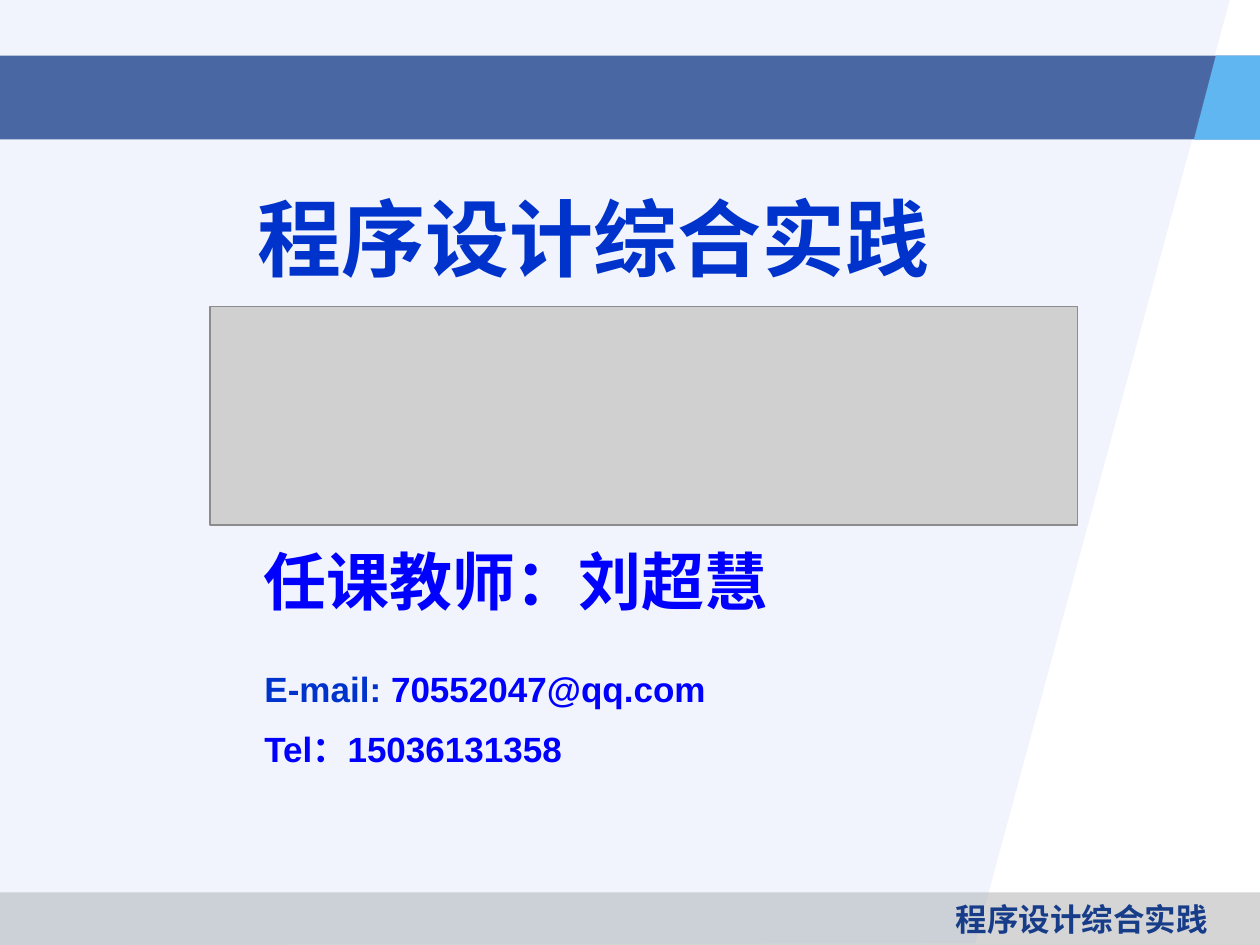
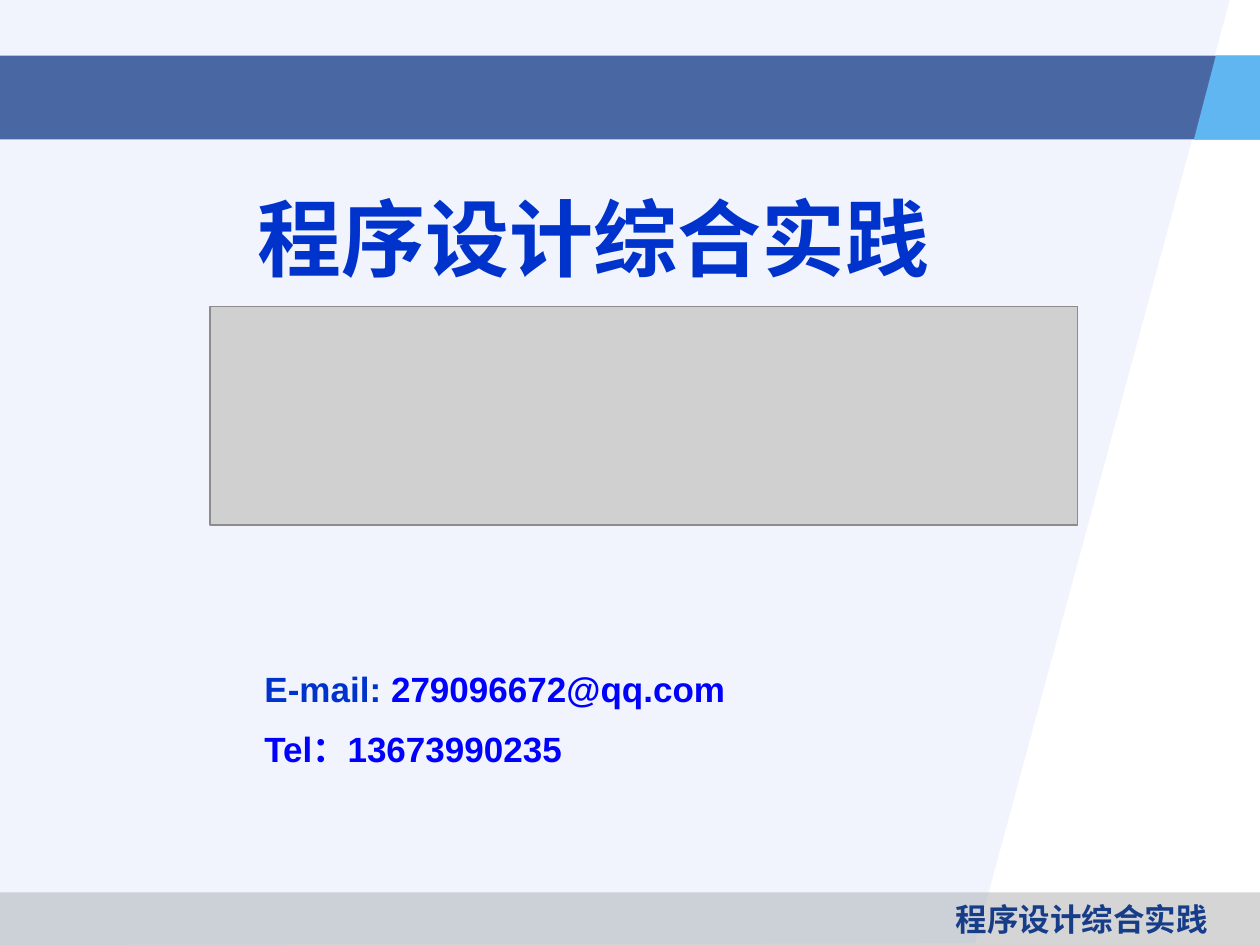
Before and after one commit to heyuantao/ProgrammingPracticeCourse, a slide deck: slide 1 of 课件/第三讲： 数论.pptx. Drawn at 1260x945 pixels with LibreOffice and Linux fonts; fonts in the diff are those of the drawing; grey boxes stand for pictures; background and template pictures are left out. Boxes give left, top, right and bottom in pixels: in the first picture for what was removed or moved away, otherwise in the second. Text is boxed around its words. In the diff, an @@ line names an element or a change of style, - is before the commit and + after.

```diff
--- a/课件/第三讲： 数论.pptx
+++ b/课件/第三讲： 数论.pptx
@@ text removed at (263, 551, 767, 611) @@
-任课教师：刘超慧
@@ text at (264, 676, 725, 763): text changed @@
-E-mail: 70552047@qq.com
-Tel：15036131358
+E-mail: 279096672@qq.com
+Tel：13673990235
```
Also in this commit, not shown: 1 other slide changed, 6 slides removed.
